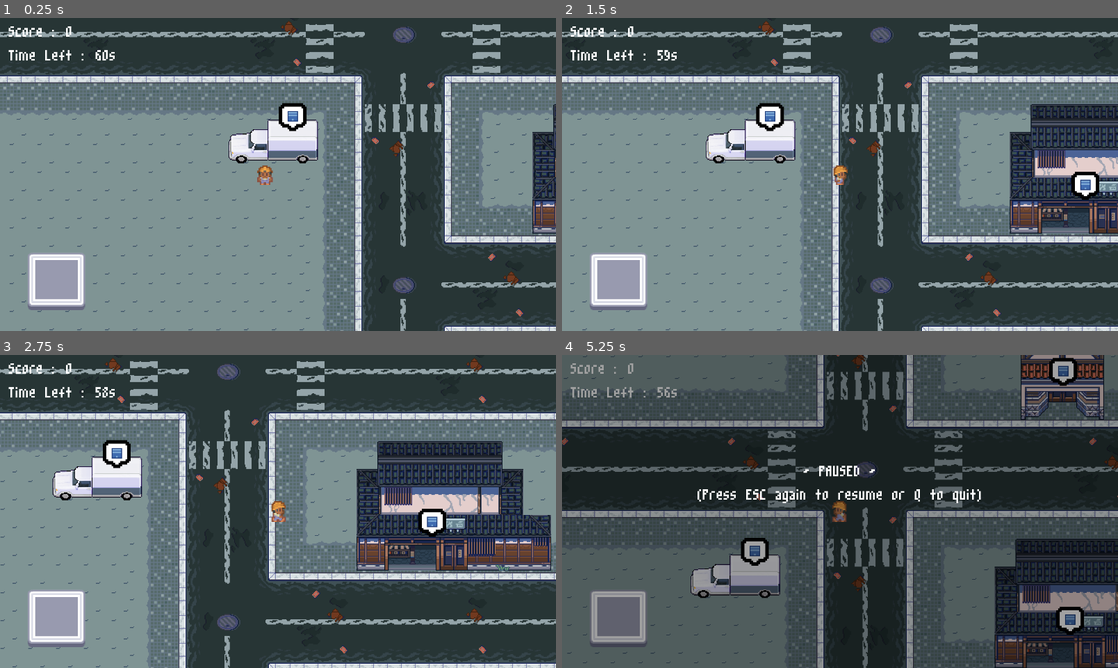
Above: before the commit, frames 1-4 (two rows, left to right).
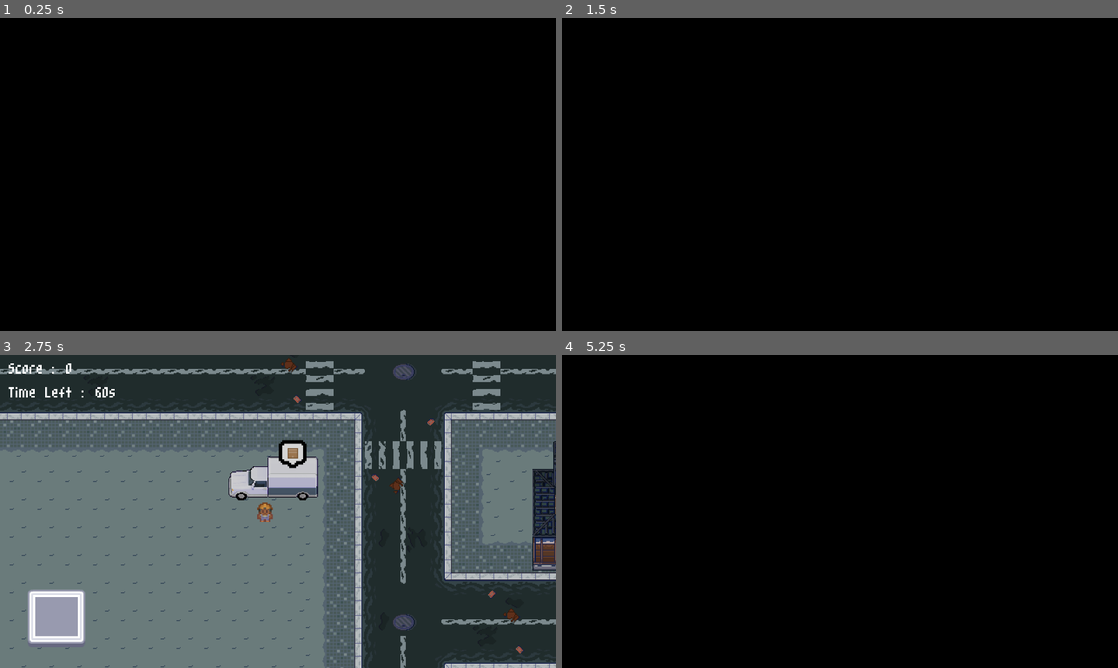
Above: after the commit, the same moments.

Repository: adotrdot/Apocavery
Game: Godot game, scene res://main.tscn
The game is run twice, just before and just after one commit, with the same random seed, the same clock (stepped at 60 frames per second) and the same inputs. Before the commit the project starts from res://levels/main/main.tscn.
Inputs:
- Up to frame 1 (0.25 s): no input
- Up to frame 2 (1.5 s): tap Enter at 0.5, 1.25 s; hold Right (right) 0.53-1.28 s; tap Space (action) at 0.6, 1.35 s; hold Q (back_to_main_menu) from 1.28 s (still down)
- Up to frame 3 (2.75 s): release Q (back_to_main_menu) at 2.03 s; hold Right (right) from 2.03 s (still down); tap Space (action) at 2.1 s
- Up to frame 4 (5.25 s): release Right (right) at 2.78 s; hold Up (up) 2.78-3.53 s; tap Space (action) every 0.75 s from 2.85 to 5.1 s; hold Left (left) 3.53-5.03 s; tap Escape (pause) at 4.15 s; tap Enter at 5 s; hold Q (back_to_main_menu) from 5.03 s (still down)

The runs differ from the first frame. In frame 1, 100% of the frame differs, in the area x 0-100%, y 0-100%; in frame 2, 100%; in frame 3, 62%; in frame 4, 99%.
Error after the commit: Cannot call method 'get_length' on a null value. (res://resources/score_system/score_system.gd:34)

Commit message:
Complete
- Add loading screen
- Add main node and create logic of game's flow
- Add SFXs

Diff:
--- a/levels/main/main.gd
+++ b/levels/level_0/level_0.gd
@@ -91,8 +91,11 @@
 	pause_screen = null
 
 
-## Back to main menu from paused state
+## Back to main menu from paused/gameover state
 func _back_to_main_menu():
+	## Saves high score before continuing
+	ScoreSystem.save_high_score(ScoreSystem.current_score)
+	self.get_tree().paused = false
 	self.to_main_menu.emit()
 
 
--- /dev/null
+++ b/levels/level_0/level_0.tscn
@@ -0,0 +1,57 @@
+[gd_scene load_steps=13 format=3 uid="uid://bcplpg1s4o2ah"]
+
+[ext_resource type="Script" path="res://levels/level_0/level_0.gd" id="1_x40pg"]
+[ext_resource type="PackedScene" uid="uid://cloe6wr0xkn54" path="res://resources/map/map.tscn" id="2_bo115"]
+[ext_resource type="PackedScene" uid="uid://bvnubxrmlfwdx" path="res://resources/rain_particles/rain.tscn" id="3_8muk3"]
+[ext_resource type="Script" path="res://resources/package/package_system.gd" id="4_4sc7i"]
+[ext_resource type="PackedScene" uid="uid://bi0dioytjxbpq" path="res://resources/truck/truck.tscn" id="5_66ttr"]
+[ext_resource type="PackedScene" uid="uid://bbrdl8x1hj25l" path="res://resources/recipients/recipient_1.tscn" id="6_r4xv5"]
+[ext_resource type="PackedScene" uid="uid://dejn25vg1txc7" path="res://resources/recipients/recipient_2.tscn" id="7_dko6c"]
+[ext_resource type="PackedScene" uid="uid://cpi16tcmmpbpa" path="res://resources/recipients/recipient_3.tscn" id="8_sv6mb"]
+[ext_resource type="PackedScene" uid="uid://ckscjjqk0xmuq" path="res://resources/recipients/recipient_4.tscn" id="9_hiqsj"]
+[ext_resource type="PackedScene" uid="uid://gi86s1w4q3it" path="res://resources/player/player.tscn" id="10_efijc"]
+[ext_resource type="PackedScene" uid="uid://rabb4ukvpiyj" path="res://resources/interfaces/gameplay/gameplay_interface.tscn" id="11_by68r"]
+[ext_resource type="PackedScene" uid="uid://dwj4qaiwn1t4x" path="res://resources/sounds/sfx.tscn" id="12_0wyml"]
+
+[node name="Level0" type="Node2D"]
+process_mode = 1
+script = ExtResource("1_x40pg")
+
+[node name="Map" parent="." instance=ExtResource("2_bo115")]
+
+[node name="Rain" parent="Map" instance=ExtResource("3_8muk3")]
+
+[node name="PackageSystem" type="Node" parent="."]
+script = ExtResource("4_4sc7i")
+
+[node name="Truck" parent="PackageSystem" instance=ExtResource("5_66ttr")]
+position = Vector2(316, 462)
+
+[node name="Recipient1" parent="PackageSystem" instance=ExtResource("6_r4xv5")]
+position = Vector2(643, 87)
+
+[node name="Recipient2" parent="PackageSystem" instance=ExtResource("7_dko6c")]
+position = Vector2(1046, 374)
+
+[node name="Recipient3" parent="PackageSystem" instance=ExtResource("8_sv6mb")]
+position = Vector2(613, 405)
+
+[node name="Recipient4" parent="PackageSystem" instance=ExtResource("9_hiqsj")]
+position = Vector2(1016, 87)
+
+[node name="Player" parent="." instance=ExtResource("10_efijc")]
+position = Vector2(305, 497)
+
+[node name="GameplayInterface" parent="." instance=ExtResource("11_by68r")]
+process_mode = 3
+
+[node name="Timer" type="Timer" parent="."]
+
+[node name="Sfx" parent="." instance=ExtResource("12_0wyml")]
+
+[connection signal="package_changed" from="Player" to="." method="_on_player_package_changed"]
+[connection signal="package_changed" from="Player" to="Sfx" method="_on_player_package_changed"]
+[connection signal="package_delivered" from="Player" to="." method="_on_player_package_delivered"]
+[connection signal="package_delivered" from="Player" to="PackageSystem" method="_on_player_package_delivered"]
+[connection signal="package_delivered" from="Player" to="Sfx" method="_on_player_package_delivered"]
+[connection signal="timeout" from="Timer" to="." method="_on_timer_timeout"]
--- a/levels/main/main.tscn
+++ /dev/null
@@ -1,52 +0,0 @@
-[gd_scene load_steps=12 format=3 uid="uid://bcplpg1s4o2ah"]
-
-[ext_resource type="Script" path="res://levels/main/main.gd" id="1_eba6e"]
-[ext_resource type="PackedScene" uid="uid://cloe6wr0xkn54" path="res://resources/map/map.tscn" id="1_wfnbh"]
-[ext_resource type="PackedScene" uid="uid://bvnubxrmlfwdx" path="res://resources/rain_particles/rain.tscn" id="2_d2ddc"]
-[ext_resource type="PackedScene" uid="uid://gi86s1w4q3it" path="res://resources/player/player.tscn" id="2_ssq52"]
-[ext_resource type="Script" path="res://resources/package/package_system.gd" id="3_4c8ij"]
-[ext_resource type="PackedScene" uid="uid://bi0dioytjxbpq" path="res://resources/truck/truck.tscn" id="4_cpaxk"]
-[ext_resource type="PackedScene" uid="uid://bbrdl8x1hj25l" path="res://resources/recipients/recipient_1.tscn" id="6_as7xq"]
-[ext_resource type="PackedScene" uid="uid://dejn25vg1txc7" path="res://resources/recipients/recipient_2.tscn" id="6_ehe4k"]
-[ext_resource type="PackedScene" uid="uid://cpi16tcmmpbpa" path="res://resources/recipients/recipient_3.tscn" id="7_oqkwn"]
-[ext_resource type="PackedScene" uid="uid://ckscjjqk0xmuq" path="res://resources/recipients/recipient_4.tscn" id="8_bomhh"]
-[ext_resource type="PackedScene" uid="uid://rabb4ukvpiyj" path="res://resources/interfaces/gameplay/gameplay_interface.tscn" id="11_cgnxc"]
-
-[node name="Main" type="Node2D"]
-process_mode = 1
-script = ExtResource("1_eba6e")
-
-[node name="Map" parent="." instance=ExtResource("1_wfnbh")]
-
-[node name="Rain" parent="Map" instance=ExtResource("2_d2ddc")]
-
-[node name="PackageSystem" type="Node" parent="."]
-script = ExtResource("3_4c8ij")
-
-[node name="Truck" parent="PackageSystem" instance=ExtResource("4_cpaxk")]
-position = Vector2(316, 462)
-
-[node name="Recipient1" parent="PackageSystem" instance=ExtResource("6_as7xq")]
-position = Vector2(643, 87)
-
-[node name="Recipient2" parent="PackageSystem" instance=ExtResource("6_ehe4k")]
-position = Vector2(1046, 374)
-
-[node name="Recipient3" parent="PackageSystem" instance=ExtResource("7_oqkwn")]
-position = Vector2(613, 405)
-
-[node name="Recipient4" parent="PackageSystem" instance=ExtResource("8_bomhh")]
-position = Vector2(1016, 87)
-
-[node name="Player" parent="." instance=ExtResource("2_ssq52")]
-position = Vector2(305, 497)
-
-[node name="GameplayInterface" parent="." instance=ExtResource("11_cgnxc")]
-process_mode = 3
-
-[node name="Timer" type="Timer" parent="."]
-
-[connection signal="package_changed" from="Player" to="." method="_on_player_package_changed"]
-[connection signal="package_delivered" from="Player" to="." method="_on_player_package_delivered"]
-[connection signal="package_delivered" from="Player" to="PackageSystem" method="_on_player_package_delivered"]
-[connection signal="timeout" from="Timer" to="." method="_on_timer_timeout"]
--- /dev/null
+++ b/main.gd
@@ -0,0 +1,67 @@
+extends Node
+
+## Main node that will handles the flow of the game
+## from the main menu to the gameplay screen
+
+## Stores scene paths
+var main_menu_path: String = "res://resources/interfaces/main_menu/main_menu.tscn"
+var gameplay_path: String = "res://levels/level_0/level_0.tscn"
+
+## Stores scene nodes
+var main_menu: Control
+var gameplay: Node2D
+
+## Stores loading screen's node
+@onready var loading_screen: Control = $LoadingScreen
+
+
+func _ready():
+	## Loads main menu screen
+	loading_screen.load_scene(main_menu_path)
+
+
+## Handles completed loading
+func _on_loading_screen_loading_complete(loaded_scene: PackedScene):
+	var scene_info: SceneState = loaded_scene.get_state()
+
+	## Gets scene's name
+	var scene_name: String = scene_info.get_node_name(0)
+
+	## Do actions based on which scene it is
+	match scene_name:
+		"MainMenu":
+			_start_main_menu(loaded_scene)
+		"Level0":
+			_start_gameplay(loaded_scene)
+
+
+## Starts main_menu screen
+func _start_main_menu(scene: PackedScene):
+	main_menu = scene.instantiate()
+	main_menu.begin_game.connect(_close_main_menu)
+	main_menu.exit_game.connect(_quit_game)
+	self.add_child(main_menu)
+
+
+## Closes main_menu screen and transition to game screen
+func _close_main_menu():
+	loading_screen.load_scene(gameplay_path)
+	main_menu.queue_free()
+
+
+## Start game using the loaded game screen's scene
+func _start_gameplay(scene: PackedScene):
+	gameplay = scene.instantiate()
+	gameplay.to_main_menu.connect(_close_gameplay)
+	self.add_child(gameplay)
+
+
+## Closes gameplay screen and transition to main menu
+func _close_gameplay():
+	loading_screen.load_scene(main_menu_path)
+	gameplay.queue_free()
+
+
+## Quits from game
+func _quit_game():
+	self.get_tree().quit()
--- /dev/null
+++ b/main.tscn
@@ -0,0 +1,11 @@
+[gd_scene load_steps=3 format=3 uid="uid://v4bd35uqq8em"]
+
+[ext_resource type="Script" path="res://main.gd" id="1_pl6uk"]
+[ext_resource type="PackedScene" uid="uid://cwhn8hw4ywt1d" path="res://resources/interfaces/loading_screen/loading_screen.tscn" id="2_5h8ly"]
+
+[node name="Main" type="Node"]
+script = ExtResource("1_pl6uk")
+
+[node name="LoadingScreen" parent="." instance=ExtResource("2_5h8ly")]
+
+[connection signal="loading_complete" from="LoadingScreen" to="." method="_on_loading_screen_loading_complete"]
--- a/project.godot
+++ b/project.godot
@@ -11,8 +11,10 @@
 [application]
 
 config/name="Apocavery"
-run/main_scene="res://levels/main/main.tscn"
+run/main_scene="res://main.tscn"
 config/features=PackedStringArray("4.2", "Forward Plus")
+boot_splash/bg_color=Color(0, 0, 0, 1)
+boot_splash/show_image=false
 config/icon="res://icon.svg"
 
 [autoload]
@@ -72,3 +74,4 @@
 [rendering]
 
 textures/canvas_textures/default_texture_filter=0
+environment/defaults/default_clear_color=Color(0, 0, 0, 1)
--- /dev/null
+++ b/resources/interfaces/loading_screen/loading_screen.gd
@@ -0,0 +1,58 @@
+extends Control
+
+## Class for loading screen
+## Used to do background loading of scenes
+
+## Stores color rect and text's nodes
+@onready var rect: ColorRect = $ColorRect
+@onready var text: Label = $LoadingText
+@onready var anim: AnimationPlayer = $AnimationPlayer
+
+## Stores path to scene that is going to be loaded
+var scene_to_load = null
+
+## Signals to mark loading complete
+signal loading_complete(loaded_scene: PackedScene)
+
+
+func _ready():
+	_hide_elements()
+
+
+## Checks if scene has loaded inside process loop
+func _process(delta):
+	if scene_to_load != null:
+		## If loading has finished, emits signal and play fadeout anim
+		if _is_scene_loaded():
+			anim.play("fadeout")
+			loading_complete.emit(ResourceLoader.load_threaded_get(scene_to_load))
+
+
+## Hides elements by setting its modulate
+func _hide_elements():
+	rect.set_modulate(Color(255,255,255,0))
+	text.set_modulate(Color(255,255,255,0))
+
+	## Resets scene_to_load to null
+	scene_to_load = null
+
+
+## Checks if scene has loaded
+func _is_scene_loaded():
+	return ResourceLoader.load_threaded_get_status(scene_to_load) == ResourceLoader.THREAD_LOAD_LOADED
+
+
+func load_scene(path: String):
+	scene_to_load = path
+
+	## Begin fadein
+	anim.play("fadein")
+
+
+func _on_animation_player_animation_finished(anim_name):
+	if anim_name == "fadein":
+		## Send request to begin loading resource
+		var scene = ResourceLoader.load_threaded_request(scene_to_load)
+
+	elif anim_name == "fadeout":
+		_hide_elements()
--- /dev/null
+++ b/resources/interfaces/loading_screen/loading_screen.tscn
@@ -0,0 +1,139 @@
+[gd_scene load_steps=7 format=3 uid="uid://cwhn8hw4ywt1d"]
+
+[ext_resource type="Script" path="res://resources/interfaces/loading_screen/loading_screen.gd" id="1_lke0q"]
+[ext_resource type="Theme" uid="uid://cuttwwca07hfh" path="res://theme.tres" id="2_616q3"]
+
+[sub_resource type="Animation" id="Animation_lqyaj"]
+resource_name = "fadein"
+tracks/0/type = "value"
+tracks/0/imported = false
+tracks/0/enabled = true
+tracks/0/path = NodePath("ColorRect:modulate")
+tracks/0/interp = 1
+tracks/0/loop_wrap = true
+tracks/0/keys = {
+"times": PackedFloat32Array(0, 0.5),
+"transitions": PackedFloat32Array(1, 1),
+"update": 0,
+"values": [Color(1, 1, 1, 0), Color(1, 1, 1, 1)]
+}
+tracks/1/type = "value"
+tracks/1/imported = false
+tracks/1/enabled = true
+tracks/1/path = NodePath("LoadingText:modulate")
+tracks/1/interp = 1
+tracks/1/loop_wrap = true
+tracks/1/keys = {
+"times": PackedFloat32Array(0, 0.5, 1),
+"transitions": PackedFloat32Array(1, 1, 1),
+"update": 0,
+"values": [Color(1, 1, 1, 0), Color(1, 1, 1, 0), Color(1, 1, 1, 1)]
+}
+
+[sub_resource type="Animation" id="Animation_n834g"]
+length = 0.001
+tracks/0/type = "value"
+tracks/0/imported = false
+tracks/0/enabled = true
+tracks/0/path = NodePath("ColorRect:modulate")
+tracks/0/interp = 1
+tracks/0/loop_wrap = true
+tracks/0/keys = {
+"times": PackedFloat32Array(0),
+"transitions": PackedFloat32Array(1),
+"update": 0,
+"values": [Color(1, 1, 1, 0)]
+}
+tracks/1/type = "value"
+tracks/1/imported = false
+tracks/1/enabled = true
+tracks/1/path = NodePath("LoadingText:modulate")
+tracks/1/interp = 1
+tracks/1/loop_wrap = true
+tracks/1/keys = {
+"times": PackedFloat32Array(0),
+"transitions": PackedFloat32Array(1),
+"update": 0,
+"values": [Color(1, 1, 1, 0)]
+}
+
+[sub_resource type="Animation" id="Animation_2mvkc"]
+resource_name = "fadeout"
+length = 0.5
+tracks/0/type = "value"
+tracks/0/imported = false
+tracks/0/enabled = true
+tracks/0/path = NodePath("ColorRect:modulate")
+tracks/0/interp = 1
+tracks/0/loop_wrap = true
+tracks/0/keys = {
+"times": PackedFloat32Array(0, 0.5),
+"transitions": PackedFloat32Array(1, 1),
+"update": 0,
+"values": [Color(1, 1, 1, 1), Color(1, 1, 1, 0)]
+}
+tracks/1/type = "value"
+tracks/1/imported = false
+tracks/1/enabled = true
+tracks/1/path = NodePath("LoadingText:modulate")
+tracks/1/interp = 1
+tracks/1/loop_wrap = true
+tracks/1/keys = {
+"times": PackedFloat32Array(0),
+"transitions": PackedFloat32Array(1),
+"update": 0,
+"values": [Color(1, 1, 1, 0)]
+}
+
+[sub_resource type="AnimationLibrary" id="AnimationLibrary_axwyy"]
+_data = {
+"RESET": SubResource("Animation_n834g"),
+"fadein": SubResource("Animation_lqyaj"),
+"fadeout": SubResource("Animation_2mvkc")
+}
+
+[node name="LoadingScreen" type="Control"]
+z_index = 3
+layout_mode = 3
+anchors_preset = 15
+anchor_right = 1.0
+anchor_bottom = 1.0
+grow_horizontal = 2
+grow_vertical = 2
+mouse_filter = 2
+script = ExtResource("1_lke0q")
+
+[node name="AnimationPlayer" type="AnimationPlayer" parent="."]
+libraries = {
+"": SubResource("AnimationLibrary_axwyy")
+}
+
+[node name="ColorRect" type="ColorRect" parent="."]
+modulate = Color(1, 1, 1, 0)
+layout_mode = 1
+anchors_preset = 15
+anchor_right = 1.0
+anchor_bottom = 1.0
+grow_horizontal = 2
+grow_vertical = 2
+color = Color(0, 0, 0, 1)
+
+[node name="LoadingText" type="Label" parent="."]
+modulate = Color(1, 1, 1, 0)
+layout_mode = 1
+anchors_preset = -1
+anchor_left = 0.5
+anchor_top = 0.45
+anchor_right = 0.5
+anchor_bottom = 0.5
+offset_left = -92.0
+offset_top = -25.5
+offset_right = 92.0
+offset_bottom = 25.5
+grow_horizontal = 2
+grow_vertical = 2
+theme = ExtResource("2_616q3")
+text = "~ LOADING ~"
+horizontal_alignment = 1
+
+[connection signal="animation_finished" from="AnimationPlayer" to="." method="_on_animation_player_animation_finished"]
--- a/resources/interfaces/main_menu/main_menu.gd
+++ b/resources/interfaces/main_menu/main_menu.gd
@@ -2,7 +2,16 @@
 
 ## Class for main menu
 
+## Signal to begin & exit game
+signal begin_game
+signal exit_game
 
 func _ready():
 	## Sets high score value
-	$ScoreContainer/HighScoreValue.set_text(str(ScoreSystem.current_score))
+	$ScoreContainer/HighScoreValue.set_text(str(ScoreSystem.get_high_score()))
+
+func _process(delta):
+	if Input.is_action_just_pressed("action"):
+		self.begin_game.emit()
+	elif Input.is_action_just_pressed("pause"):
+		self.exit_game.emit()
--- a/resources/player/player.gd
+++ b/resources/player/player.gd
@@ -50,4 +50,3 @@
 func _process(delta):
 	## Handle user's input relating to character's actions
 	action.handle_input()
-	print(self.cur_package.type if self.cur_package != null else "Empty")
--- a/resources/score_system/score_system.gd
+++ b/resources/score_system/score_system.gd
@@ -14,27 +14,21 @@
 
 
 func _ready():
-	self._open_high_score_file()
 	high_score = self.get_high_score()
 
 	self.is_ready = true
 
 
-## Opens the corresponding file that holds the high score value
-func _open_high_score_file() -> FileAccess:
-	return FileAccess.open(path, FileAccess.WRITE_READ)
-
-
 ## Saves high score to file
 func _save_high_score_to_file():
-	var file: FileAccess = _open_high_score_file()
+	var file: FileAccess = FileAccess.open(path, FileAccess.WRITE)
 	file.store_32(self.high_score)
 	file.close()
 
 
 ## Reads score file, gets the high score and returns it
 func get_high_score() -> int:
-	var file: FileAccess = _open_high_score_file()
+	var file: FileAccess = FileAccess.open(path, FileAccess.READ)
 
 	## Ignore file if it's still empty
 	if file.get_length() == 0:
--- /dev/null
+++ b/resources/sounds/sfx.gd
@@ -0,0 +1,23 @@
+extends AudioStreamPlayer
+
+## Class for handling sound effects
+
+## Stores sfx paths
+var delivery_sound: AudioStream = preload("res://resources/sounds/delivery_sound.wav")
+var pickup_sound: AudioStream = preload("res://resources/sounds/pickup_sound.wav")
+
+
+## Plays an audio
+func _play(audio_stream: AudioStream):
+	self.set_stream(audio_stream)
+	self.play()
+
+
+## Plays pickup sound whenever a package has been picked up
+func _on_player_package_changed(package):
+	self._play(self.pickup_sound)
+
+
+## Plays delivery sound whenever a package has been delivered
+func _on_player_package_delivered(package):
+	self._play(delivery_sound)
--- /dev/null
+++ b/resources/sounds/sfx.tscn
@@ -0,0 +1,7 @@
+[gd_scene load_steps=2 format=3 uid="uid://dwj4qaiwn1t4x"]
+
+[ext_resource type="Script" path="res://resources/sounds/sfx.gd" id="1_wiv13"]
+
+[node name="Sfx" type="AudioStreamPlayer"]
+bus = &"SFX"
+script = ExtResource("1_wiv13")
Not shown, added: resources/sounds/delivery_sound.wav.import
Not shown, added: resources/sounds/pickup_sound.wav.import
Not shown, added: resources/sounds/delivery_sound.wav
Not shown, added: resources/sounds/pickup_sound.wav
